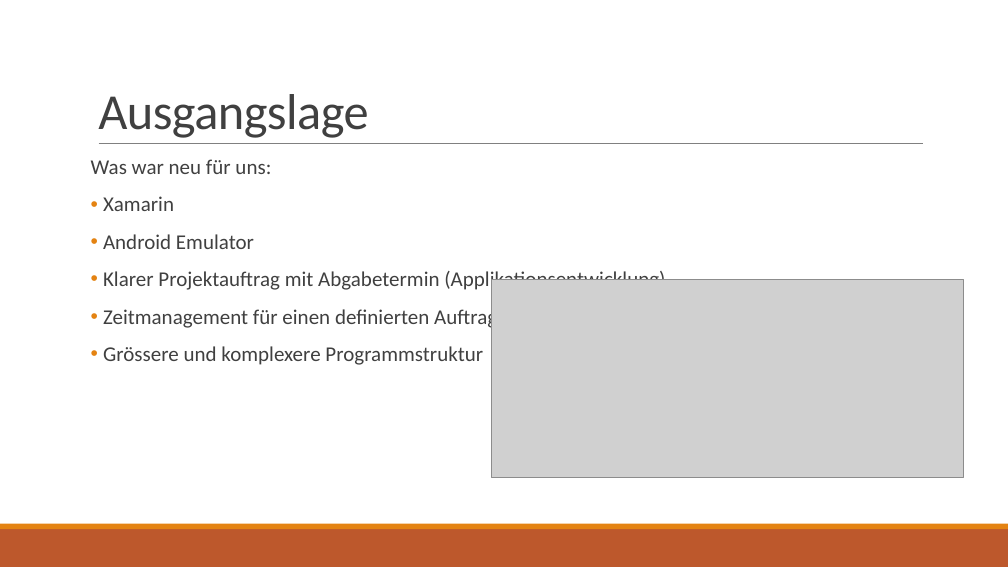
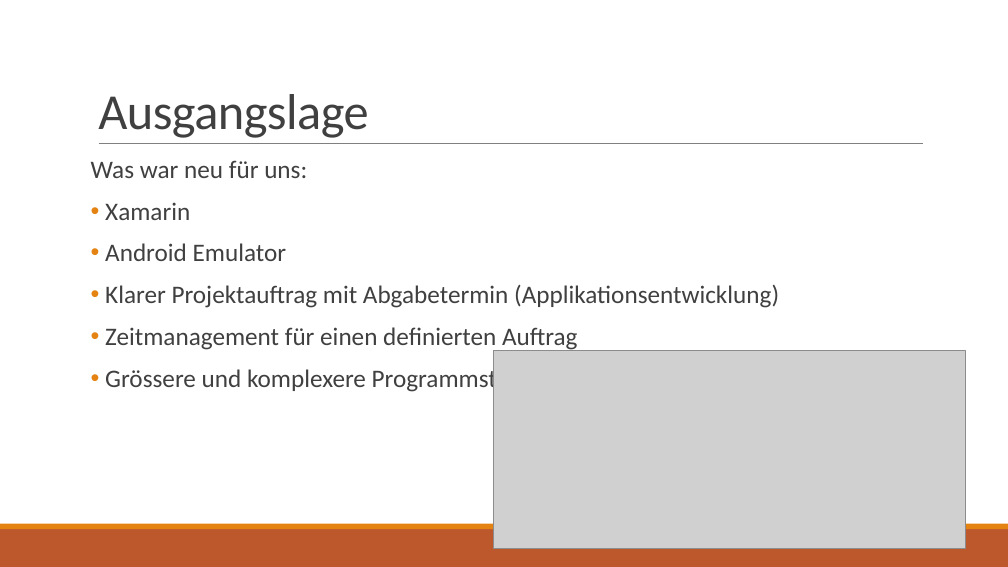
Before and after one commit to HolzbaumStudios/CookBook, a slide deck: slide 7 of Docs/Präsentation_Kochbuch.pptx (slide 6 before the commit). Drawn at 1008x567 pixels with LibreOffice and Linux fonts; fonts in the diff are those of the drawing; grey boxes stand for pictures. Boxes give left, top, right and bottom in pixels: in the first picture for what was removed or moved away, otherwise in the second. Text is boxed around its words. In the diff, an @@ line names an element or a change of style, - is before the commit and + after.

```diff
--- a/Docs/Präsentation_Kochbuch.pptx
+++ b/Docs/Präsentation_Kochbuch.pptx
@@ text "Was war neu für uns:" at [91,160,779,394]: size 20 to 24 pt @@
@@ picture: place and size @@
-picture at [492,280,963,478]
+picture at [494,351,966,549]
```
Also in this commit, not shown: 9 other slides changed, 4 slides added, 1 slide removed.
